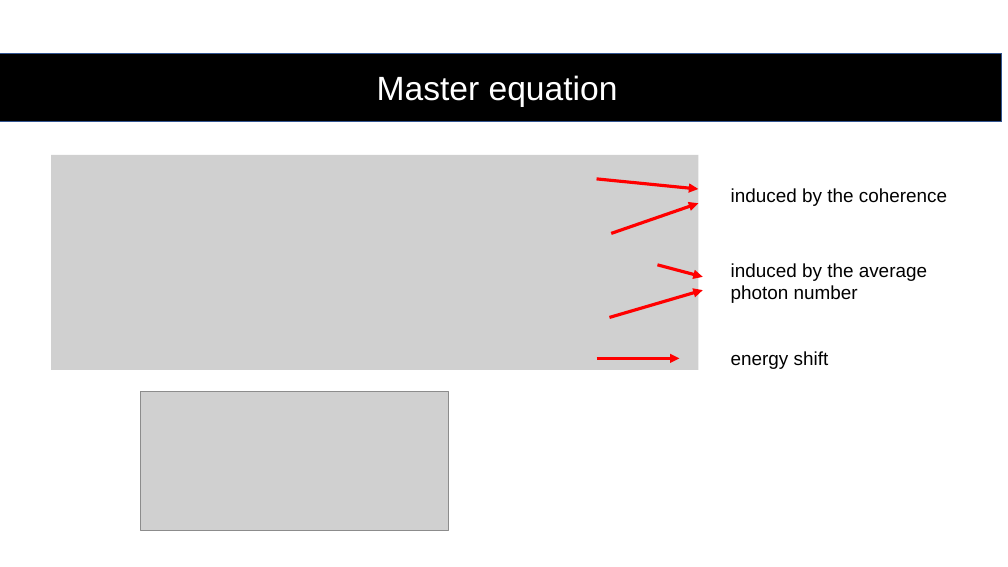
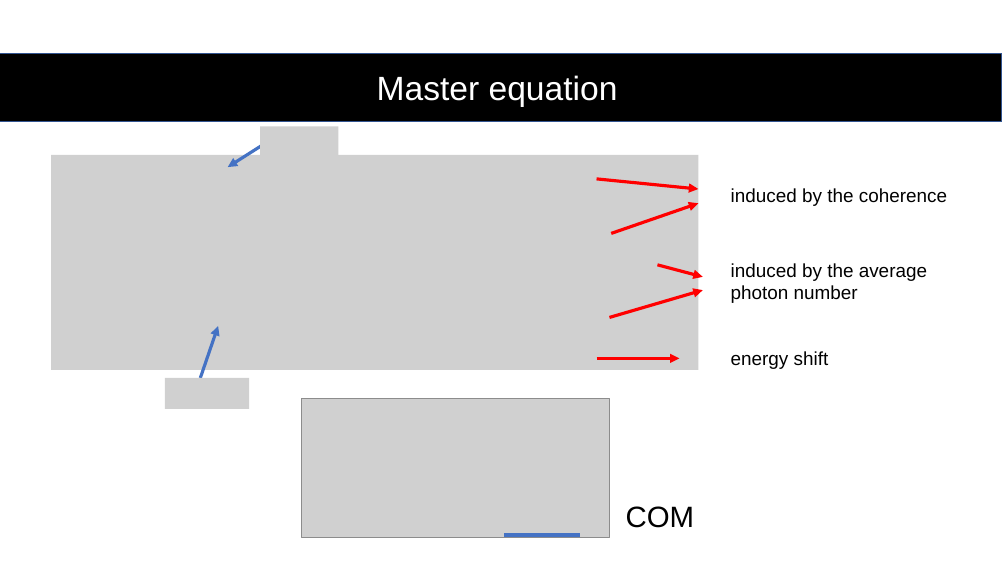
Before and after one commit to youjieyu888/circular-waveguide, a slide deck: slide 8 of Jieyu You.pptx. Drawn at 1008x567 pixels with LibreOffice and Linux fonts; fonts in the diff are those of the drawing; grey boxes stand for pictures. Boxes give left, top, right and bottom in pixels: in the first picture for what was removed or moved away, otherwise in the second. Text is boxed around its words. In the diff, an @@ line names an element or a change of style, - is before the commit and + after.

```diff
--- a/Jieyu You.pptx
+++ b/Jieyu You.pptx
@@ arrow added from (266, 143) to (228, 167), #4472C4 3 pt @@
@@ picture added at bbox=[260, 126, 339, 157] @@
@@ arrow added from (200, 378) to (219, 326), #4472C4 3 pt @@
@@ picture added at bbox=[165, 378, 250, 409] @@
@@ picture: place and size @@
-picture at bbox=[141, 391, 448, 530]
+picture at bbox=[302, 399, 609, 538]
@@ text added at bbox=[626, 506, 695, 528], 28 pt, text #000000 @@
+COM
@@ line added from (504, 535) to (580, 535), #4472C4 3 pt @@
```
Also in this commit, not shown: 5 other slides changed, 3 slides added, 1 slide removed, 4 other files.
